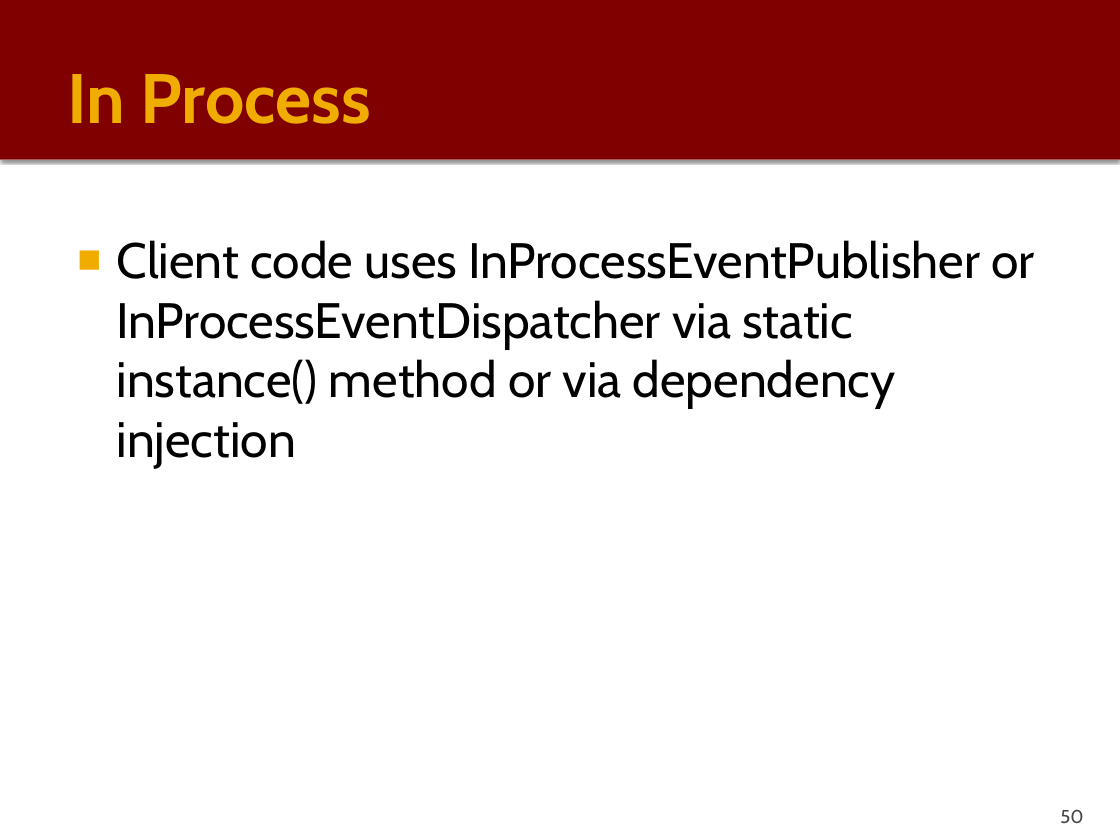
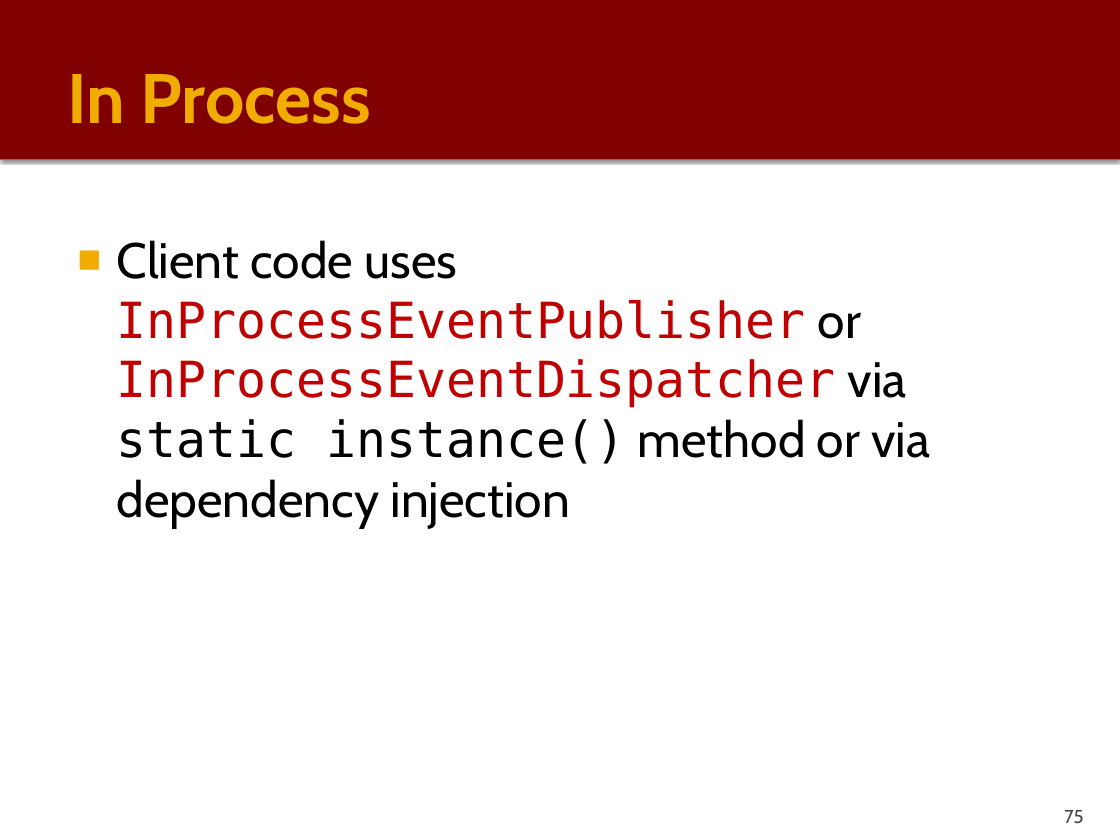
Before and after one commit to PauloGandraSousa/eapliframework, a slide deck: slide 75 of documentation/eapli.framework-Tech-Description.pptx (slide 50 before the commit). Drawn at 1120x840 pixels with LibreOffice and Linux fonts; fonts in the diff are those of the drawing. Boxes give left, top, right and bottom in pixels: in the first picture for what was removed or moved away, otherwise in the second. Text is boxed around its words. In the diff, an @@ line names an element or a change of style, - is before the commit and + after.

```diff
--- a/documentation/eapli.framework-Tech-Description.pptx
+++ b/documentation/eapli.framework-Tech-Description.pptx
@@ text "Client code uses InProcessEventPublisher or ..." at bbox=[116, 240, 930, 527]: font Cabin to DejaVu Sans Mono in "InProcessEventPublisher InProcessEventDispatcher static inst ..."; text colour #000000 to #C00000 in "InProcessEventPublisher InProcessEventDispatcher" @@
@@ page number at bbox=[1064, 810, 1083, 824]: text changed @@
-50
+75
```
Also in this commit, not shown: 18 other slides changed, 33 slides added, 8 slides removed, 1 other file.
